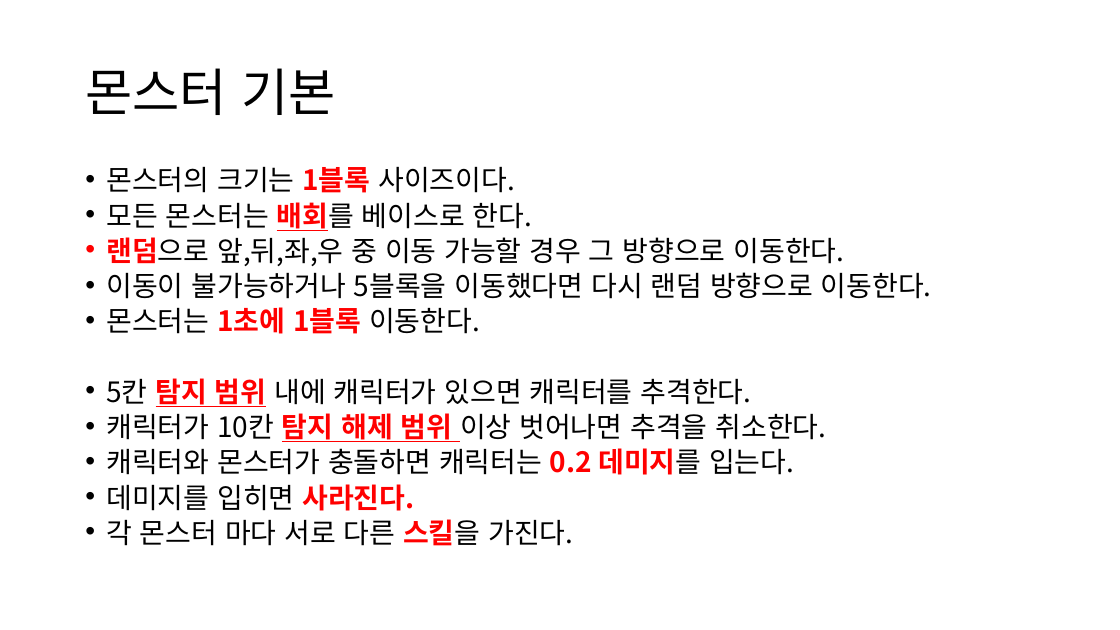
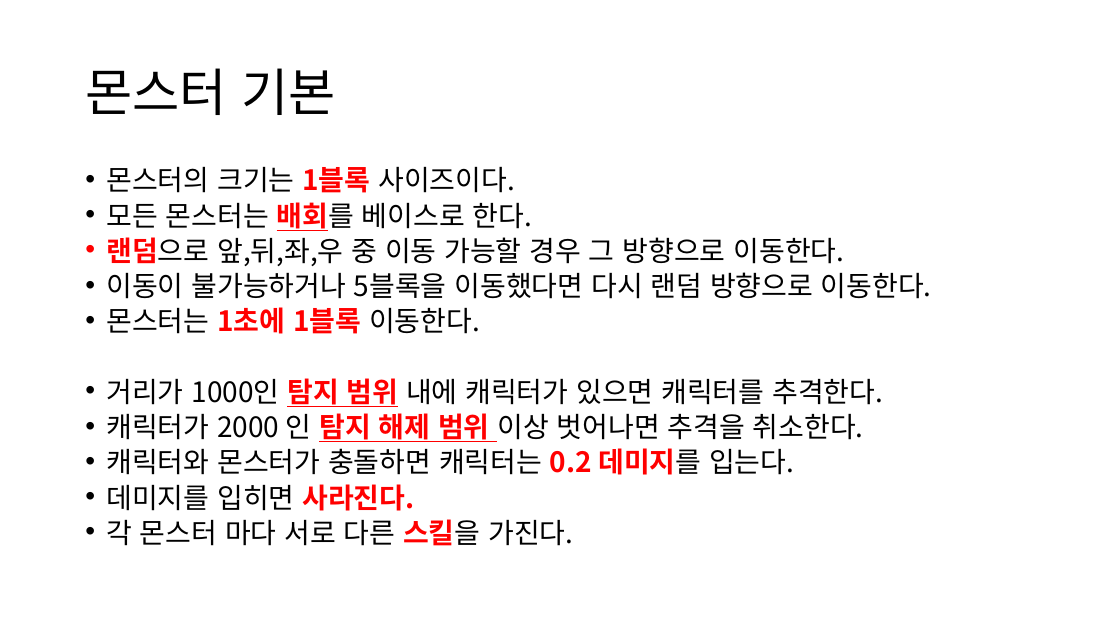
Before and after one commit to yimgunho/Witch_of_Time, a slide deck: slide 2 of 시간의 마녀_몬스터 기획.pptx. Drawn at 1120x630 pixels with LibreOffice and Linux fonts; fonts in the diff are those of the drawing. Boxes give left, top, right and bottom in pixels: in the first picture for what was removed or moved away, otherwise in the second. Text is boxed around its words. In the diff, an @@ line names an element or a change of style, - is before the commit and + after.

Commit message:
몬스터 기획 최종

```diff
--- a/시간의 마녀_몬스터 기획.pptx
+++ b/시간의 마녀_몬스터 기획.pptx
@@ text at (106,378,883,442): text changed @@
-• 5칸 탐지 범위 내에 캐릭터가 있으면 캐릭터를 추격한다.
-• 캐릭터가 10칸 탐지 해제 범위 이상 벗어나면 추격을 취소한다.
+• 거리가 1000인 탐지 범위 내에 캐릭터가 있으면 캐릭터를 추격한다.
+• 캐릭터가 2000 인 탐지 해제 범위 이상 벗어나면 추격을 취소한다.
```
Also in this commit, not shown: 4 slides removed.
